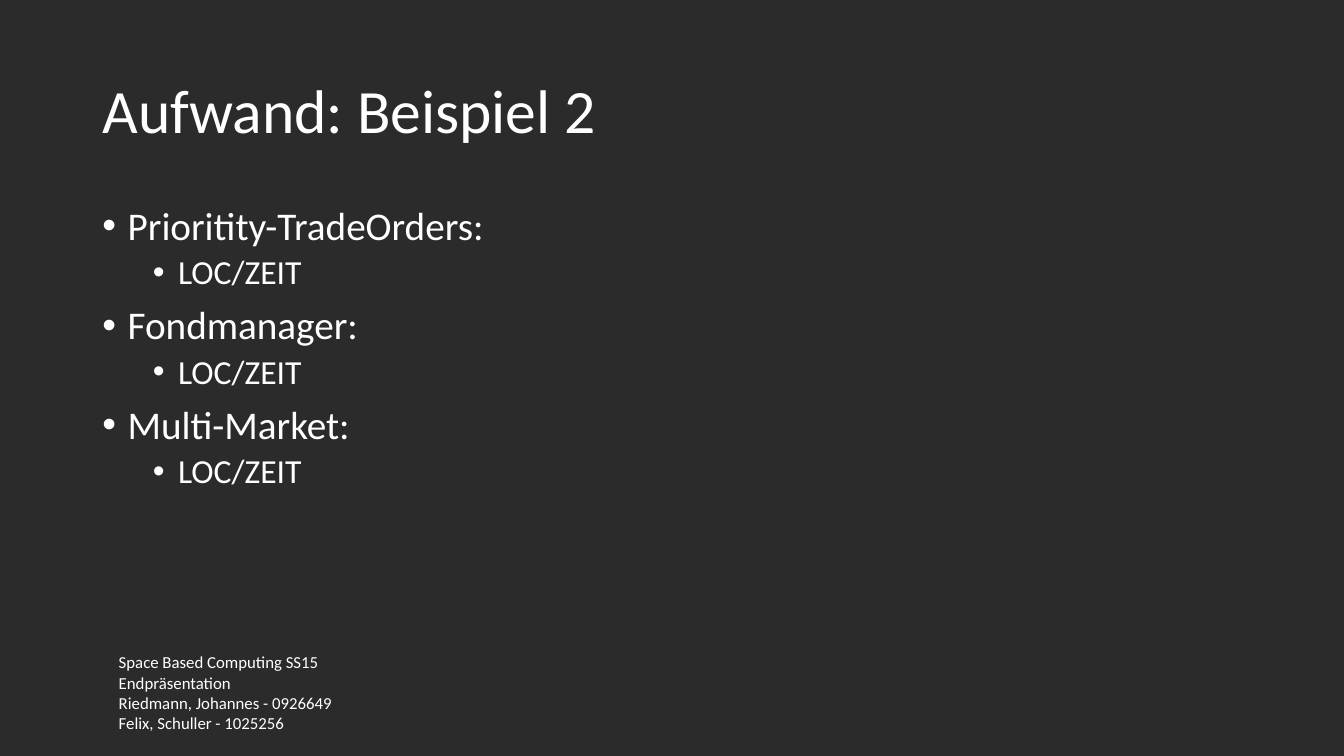
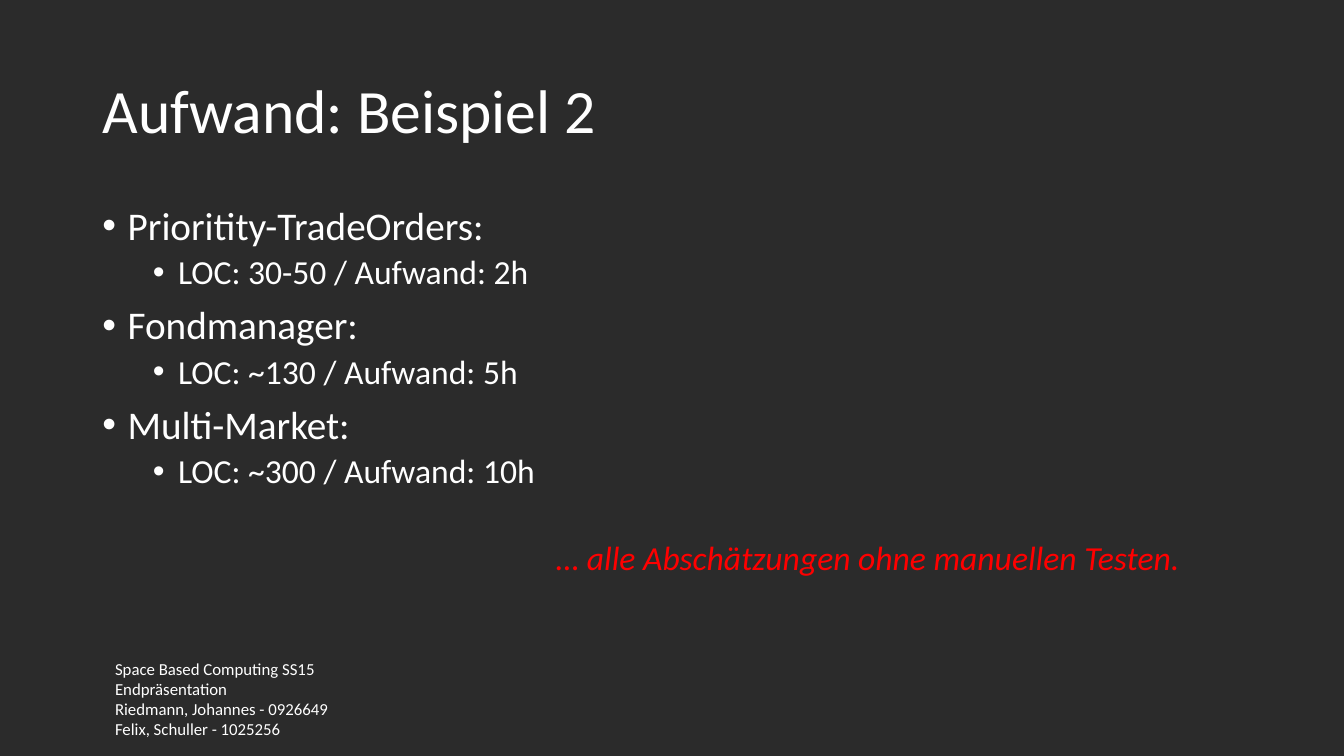
Before and after one commit to fexman/SpaceBasedSS15GsiLuetNit, a slide deck: slide 9 of presentation/presentation.pptx. Drawn at 1344x756 pixels with LibreOffice and Linux fonts; fonts in the diff are those of the drawing; background and template pictures are left out; a plain dark background stands for a picture behind light text. Boxes give left, top, right and bottom in pixels: in the first picture for what was removed or moved away, otherwise in the second. Text is boxed around its words. In the diff, an @@ line names an element or a change of style, - is before the commit and + after.

```diff
--- a/presentation/presentation.pptx
+++ b/presentation/presentation.pptx
@@ text at <box>178,260,529,285</box>: text changed @@
-  • LOC/ZEIT
+  • LOC: 30-50 / Aufwand: 2h
@@ text at <box>178,360,518,385</box>: text changed @@
-  • LOC/ZEIT
+  • LOC: ~130 / Aufwand: 5h
@@ text at <box>178,459,1179,576</box>: text changed; text colour #FFFFFF to #FF0000; italic on @@
-  • LOC/ZEIT
+  • LOC: ~300 / Aufwand: 10h
+  … alle Abschätzungen ohne manuellen Testen.
@@ text "Space Based Computing SS15": place and size @@
-text "Space Based Computing SS15" at <box>119,656,332,731</box>
+text "Space Based Computing SS15" at <box>115,663,328,737</box>
```
Also in this commit, not shown: 11 other slides changed.
